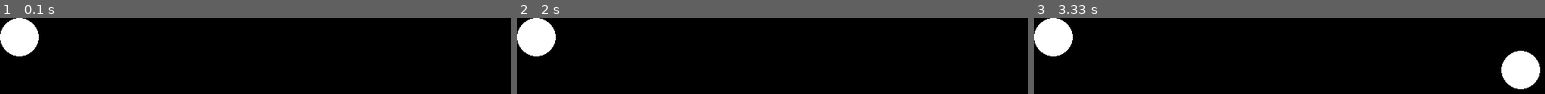
Above: before the commit, frames 1-3 (left to right).
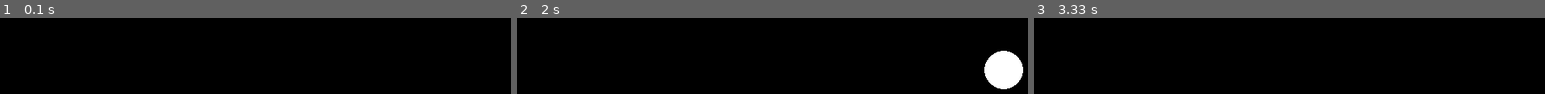
Above: after the commit, the same moments.

Repository: brainyandnerdy/TheNatureOfCode
Game: pygame game, started from 00.Introduction/I.5.PerlinNoiseWalker.py
The game is run twice, just before and just after one commit, with the same random seed, the same clock (stepped at 60 frames per second) and the same inputs.
Inputs:
- Up to frame 1 (0.1 s): no input
- Up to frame 2 (2 s): no input
- Up to frame 3 (3.33 s): no input

The runs differ from the first frame. In frame 1, 3.0% of the frame differs, in the area x 0-8%, y 0-51%; in frame 2, 5.9%, in the area x 0-100%, y 0-94%; in frame 3, 5.9%.

Commit message:
Started chapter 1

Diff:
--- a/00.Introduction/I.5.PerlinNoiseWalker.py
+++ b/00.Introduction/I.5.PerlinNoiseWalker.py
@@ -8,6 +8,7 @@
 width = 800
 height = 200
 window = pygame.display.set_mode((width,height))
+window.fill(pygame.Color('black'))
 
 # Values taken from https://github.com/sol-prog/Perlin_Noise/blob/master/PerlinNoise.cpp
 Gradient = [151,160,137,91,90,15,131,13,201,95,96,53,194,233,7,225,140,36,103,30,69,142,
@@ -38,14 +39,17 @@
     def render(self):
         global window
 
+        window.fill((0,0,0))  # Fills the screen with black
         pygame.draw.ellipse(window, pygame.Color('white'), (self.position.x, self.position.y, 48, 48))
         pygame.display.update()
+        pygame.time.delay(10)
 
     # Randomly move up, down, left, right, or stay in one place
     def step(self):
         global width
         global height
 
+        # Java version of the map function from Processing:
         # map(float value, float istart, float istop, float ostart, float ostop) {
         #        return ostart + (ostop - ostart) * ((value - istart) / (istop - istart))
         #    }
@@ -53,8 +57,10 @@
         # self.position.x = map(perlin_noise(self.noff.x, 0), 0, 1, 0, width)
         # will become:
         # self.position.x = 0 + (width - 0) * ((perlin_noise(self.noff.x, 0) - 0) / (1 - 0))
-        self.position.x = width * perlin_noise(self.noff.x, 0)
-        self.position.y = height * perlin_noise(self.noff.y, 0)
+
+        self.position.x = width * perlin_noise(self.noff.x, 1)
+        self.position.y = height * perlin_noise(self.noff.y, 1)
+
         self.noff.x += 0.01
         self.noff.y += 0.01
 
--- /dev/null
+++ b/01.Vectors/I.1.BouncingBallWithNoVectors.py
@@ -0,0 +1,42 @@
+# The Nature of Code
+# Daniel Shiffman
+# http://natureofcode.com
+
+import pygame
+import random as rnd
+
+width = 800
+height = 200
+window = pygame.display.set_mode((width,height))
+
+x = 100.0
+y = 100.0
+xspeed = 2.5
+yspeed = 2.0
+
+def draw():
+    global width
+    global height
+    global window
+    global x
+    global y
+    global xspeed
+    global yspeed
+
+    # Add the current speed to the position.
+    x = x + xspeed
+    y = y + yspeed
+
+    if (x > width) or (x < 0):
+        xspeed = xspeed * -1
+
+    if (y > height) or (y < 0):
+        yspeed = yspeed * -1
+
+    window.fill((0,0,0))  # Fills the screen with black
+    pygame.draw.ellipse(window, pygame.Color('white'), (x, y, 48, 48))
+    pygame.display.update()
+    pygame.time.delay(10)
+
+while(True):
+  draw()
